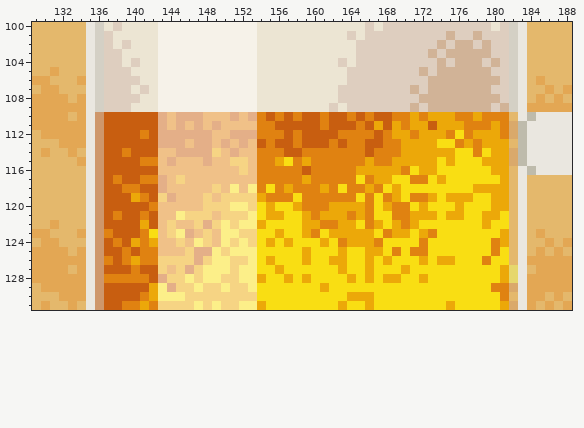
One commit to this pixel-art file: art/pouring-game.aseprite. Above is the file before it was changed.
320x200 pixels, 1 frame. Colours within 5 levels of each other are drawn and written as one. Shown: x 129..188, y 100..131.
Now the later version:
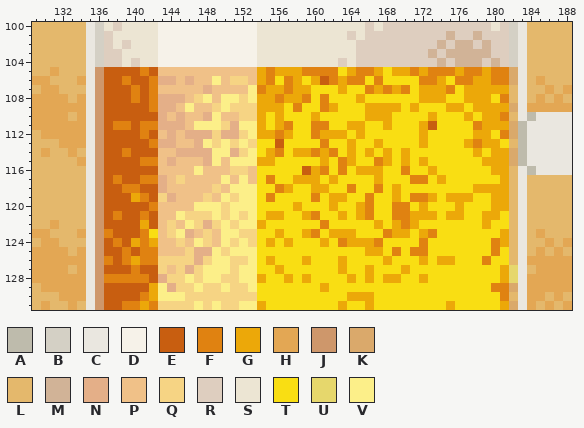
Palette (. is transparent): A #bebbac  B #d4d0c5  C #eae7e0  D #f6f2e9  E #c85e10  F #e08211  G #eca809  H #e3a754  J #ce976b  K #daa96b  L #e4b86c  M #d1b397  N #e4af88  P #f0c188  Q #f6d484  R #decebf  S #ece5d3  T #f9de13  U #e6d76c  V #fcef89
Commit: Larger beer sprite
Changes in this commit:
--- layer "beer"
@@ x 129..188 @@
 104 LLLLLLCBRRSRSSDDDDDDDDDDDSSSSSSSSSRSRRRRRRRRRMRMMMRMRBCLLLLL
-105 LLHLLLCBRRRSSSDDDDDDDDDDDSSSSSSSSSSRRRRRRRRMRMMMMMMRRBCLLLLL
-106 HHLLLHCBRRRRSSDDDDDDDDDDDSSSSSSSSSSRRRRRRRRRMMMMMMMMRBCLHLLL
-107 LHHLLLCBRRRSRSDDDDDDDDDDDSSSSSSSSSRRRRRRRRMRMMMMMMMRRBCLLHLH
-108 HHHHLHCBRRRRSSDDDDDDDDDDDSSSSSSSSSRRRRRRRRRMMMMMMMMMRBCLHLHL
-109 HHHHHHCBRRRSSSDDDDDDDDDDDSSSSSSSSRSRRRRRRRMRMMMMMMMRMBCHHHHH
-110 HHHHLHCJEEEEEENPNNNPPPNPNFEFEFEEFEEFEFEEFFGFGGGFFGFFFLCACCCC
-111 HHHHHHCJEEEEEENPNPNPNPPPPFFEEEEEFEEEFEGEGFGGEGGGFFFGFKACCCCC
-112 LHHHHHCJEEEEFENNNNNNPPNNNFFFEFEEEEFFFFEFGGFGGGFTFGGGFKACCCCC
-113 LLLHHHCJEEEEEENNNPNNPNPNPEFEEFEEEFEFFEEFFGGGGTTFGFGGGLACCCCC
-114 LHLLHLCJEEFEEEPPNNNNQPNPPFFFEEFFFFFFFEFFFGGGGGGTTFTGGKACCCCC
-115 LLLLLHCJEEEEFFPNPPPNPPQQPFFGTFGFFFFFFGFFGGGGGTGTTTGGGKACCCCC
-116 LLLLLLCJEEEEEEPPPPPPPPPQPFFFFFEFFFFFGGGGGFTGGTTTTTTGGLCACCCC
-117 LLLLLLCJEFEEFFNPQPPPPPPPPFFFFFGFFFFFTFGGTTFFTGTTTTTTGLCLLLLL
-118 LLLLLLCJEEFFEENPPPPPQPVPVFTFGFFFGFTFFGFTGTTTTTTTTGGGGLCLLLLL
-119 LLLLLLCJEEEGFEQNPPPQPQQQQGFFFTFFFFFFTFTFGTFFGTGGGTTGGLCLLLLL
-120 LLLLLLCJEEEEEFPPPPPQQQVVQTGTTGFFFGGGGFTGFFTGTTTGTTTGGLCLLLLL
-121 LLLLLLCJEFEEFEPPVQQQPQQQVTGGTTGFGGGFGFTTFFGGGTGGTTGGTLCLLLLL
-122 LLHLLLCJEEEEGEPQPPQNQVQVVGTTTTGGFFGGTFGTGFGTTTTTTTGTTLCLLLLL
-123 HHLLLHCJFEEEFTPQVNPQPVVQQTTGTTGFTGGGGGTFGGTGFTTTTTTTGLCLHLLL
+105 LLHLLLCJEEEEFEPPPPPPPPPPPGFGGGFFFFTGFFGTGGFGFFFGFFGFFKCLLLLL
+106 HHLLLHCJEEFEEFNNPNPPVPQQPGFTFGTGEFGFFTFTTTTFFGTFFGGFFKCLHLLL
+107 LHHLLLCJEEEFEFPPPPPNPPPPVFGGFGGTTTGTTFGFGFTGGGFTGGGGGLCLLHLH
+108 HHHHLHCJEEEFEFNNNPQVPVVQVGGFGGFTFTTTGTTTTTTGGGTTGGGTFLCLHLHL
+109 HHHHHHCJEEEEEFNNPVPPQVQQQGGGTFTTFGTTTGGGGTGTTTGGTGGGGKCHHHHH
+110 HHHHLHCJEEEEEENPNPPNVPPQQGTGTTTGTTTTTGGGTTTTGTTTGTGGFLCACCCC
+111 HHHHHHCJEFFEFFNNNPVVVQNVVGTGFTTFFTTGGTTGTTTGETTTTFGGGKACCCCC
+112 LHHHHHCJEEEEFEPNPNNNQNNQVGGFGTTFGGGTGTTTTTTGTTTTTGGTFKACCCCC
+113 LLLHHHCJEEEEEFNNPPNVQVQVQTTETTTTFTTGTTGTTTTGTTTTGFGGTLACCCCC
+114 LHLLHLCJEEFEEEPPNNNNVVNQVTGFTGGFGFTGTGTGTGTTTTTTTGTGGKACCCCC
+115 LLLLLHCJEEEEFFPNPPPNVPVVVGGTTTTTGTFGTTFGTGTGTTTTTTGGGKACCCCC
+116 LLLLLLCJEEEEEEPPPPVPPPQQPTTTTTEGFTFTGGGTTFTTGTTTTTTGGLCACCCC
+117 LLLLLLCJEFEEFFNPQPPPPVPVPTFTTGGGTGTTTTGTTTFFTGTTTTTTGLCLLLLL
+118 LLLLLLCJEEFFEENPPPPPQPVVVTTFGTTGGTTFTTFTGTTTTTTTTGGGGLCLLLLL
+119 LLLLLLCJEEEGFEQNPPPQPVQVVTFTTTTFTGGTTFTTGTFFGTGGGTTGGLCLLLLL
+120 LLLLLLCJEEEEEFPPPPVVVQVVVTTTTGTTTGTTGFTTFFTGTTTGTTTGGLCLLLLL
+121 LLLLLLCJEFEEFEPPVQQQVQVQVTGGTTGFTTGTGFTTFFGGGTGGTTGGTLCLLLLL
+122 LLHLLLCJEEEEGEPQPVQNQVQVVGTTTTTTFTTTTTGTGFGTTTTTTTGTTLCLLLLL
+123 HHLLLHCJFEEEFTPQVNPQPVVQQTTGTTGFTGGGTTTFGGTGFTTTTTTTGLCLHLLL
 124 LHHLLLCJEFEGFGPPQPVQPVQVQTGTGTTTGTFGGGFTTTTFTTTTTTTFGLCLLHLH
-125 HHHHLHCJEEFEFFPPPQNNVQVVVTTTTTGTTTGTTGGTFTFFTTTTTTTFTLCLHLHL
-126 HHHHHHCJFEFGFFQQQQNQVVQQVTGTTTGTTGGTTGTGTTTGTGGTTTFTTLCHHHHH
+125 HHHHLHCJEEFEFFPPPQNNVQVVVTTTTTTTTTTTTGGTFTFFTTTTTTTFTLCLHLHL
+126 HHHHHHCJFEFGFFQQQQNQVVQQVTGTTTGTTTGTTTTGTTTGTGGTTTFTTLCHHHHH
 127 HHHHLHCJEEEFEEQPQNQVVVQVVTTGTTTTTTGTTGTTTGTTTTTTTTTTGUCLHHHH
Boxes around the changes in both pictures, in picture pixels (x1, y1, x2, y2):
changed: (95, 67, 518, 265)
